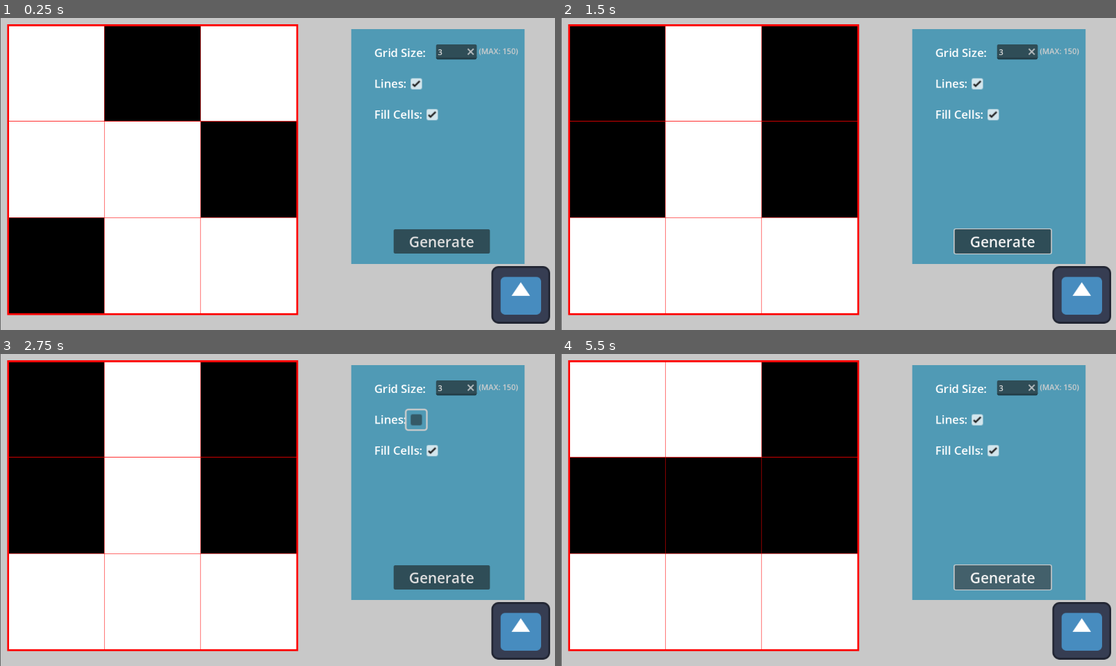
Above: before the commit, frames 1-4 (two rows, left to right).
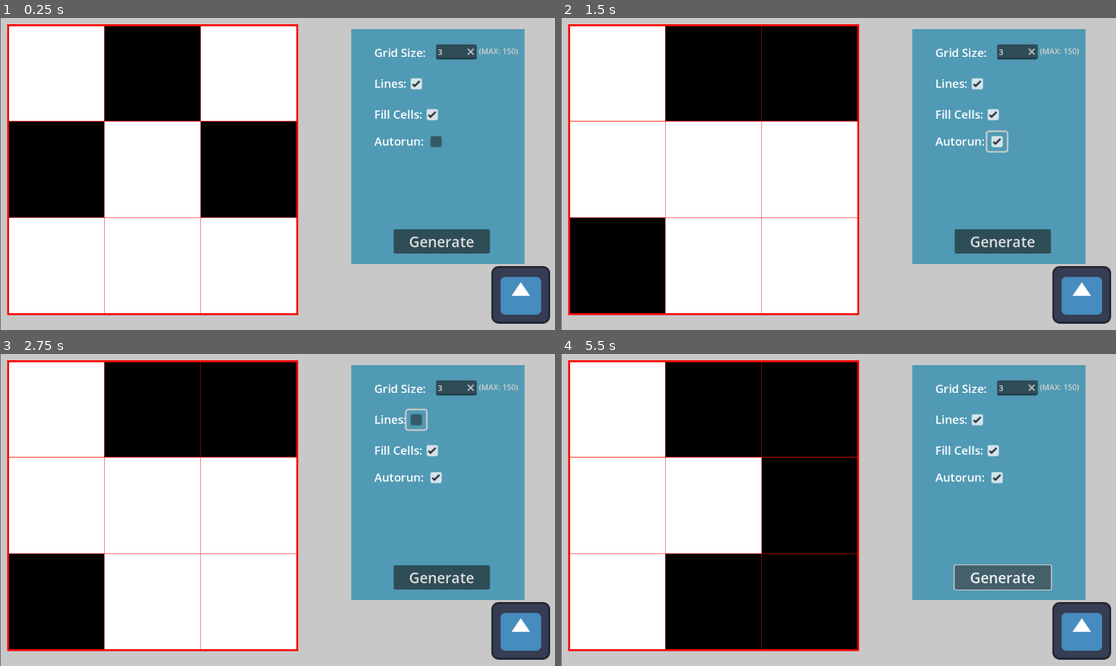
Above: after the commit, the same moments.

Repository: Dev-Ranma/Grid-Base
Game: Godot game, scene res://Root.tscn
Same seed, same stepped clock (60 frames per second), same inputs: the game is played once before the commit and once after it. The engine's default icon, where the game draws it, is replaced by a stand-in: a white triangle on a blue panel in a dark square.
Inputs (mouse positions are in pixels of both pictures, inside the frame that each line leads up to):
- Up to frame 1 (0.25 s): no input
- Up to frame 2 (1.5 s): click "Generate" at 0.5 s; click (999, 142) at 1.27 s
- Up to frame 3 (2.75 s): click (416, 419) at 2 s
- Up to frame 4 (5.5 s): click (993, 450) at 2.75 s; click (977, 419) at 3.5 s; click (993, 450) at 4.25 s; click "Generate" at 5 s

The runs differ from the first frame. In frame 1, 11% of the frame differs, in the area x 1-80%, y 33-95%; in frame 2, 27%, in the area x 1-89%, y 2-95%; in frame 3, 27%; in frame 4, 27%.

Commit message:
Add files via upload
Tweaked the random selection code for more even distribution, added an autorun feature for grid generation (Watch your eyes)

Diff:
--- a/Root.tscn
+++ b/Root.tscn
@@ -113,8 +113,25 @@
 theme_override_font_sizes/font_size = 30
 text = "Generate"
 
+[node name="Autorun" type="Label" parent="Panel"]
+offset_left = 48.0
+offset_top = 216.0
+offset_right = 155.0
+offset_bottom = 256.0
+text = "Autorun:"
+label_settings = SubResource("LabelSettings_24d08")
+
+[node name="autorun Check" type="CheckBox" parent="Panel/Autorun"]
+layout_mode = 0
+offset_left = 108.0
+offset_top = -2.0
+offset_right = 132.0
+offset_bottom = 22.0
+scale = Vector2(1.68, 1.64)
+
 [connection signal="editing_toggled" from="Panel/Grid Size/gridNum Input" to="." method="_on_grid_num_input_editing_toggled"]
 [connection signal="text_changed" from="Panel/Grid Size/gridNum Input" to="." method="_on_grid_num_input_text_changed"]
 [connection signal="toggled" from="Panel/Lines/displayLinesCheck" to="." method="_on_display_lines_check_toggled"]
 [connection signal="toggled" from="Panel/Fill Cells/fillCellsCheck" to="." method="_on_fill_cells_check_toggled"]
 [connection signal="pressed" from="Panel/Generate Button" to="." method="_on_generate_button_pressed"]
+[connection signal="toggled" from="Panel/Autorun/autorun Check" to="." method="_on_autorun_check_toggled"]
--- a/node_2d.gd
+++ b/node_2d.gd
@@ -3,12 +3,15 @@
 var cellCoordsX : Array = [1]
 var cellCoordsY : Array = [1]
 var cellCoordsBool : PackedByteArray = []
-var cellCoordsTrue = {}
+var cellCoordsTrue : PackedVector2Array = []
 var GridX : float = 600.0
 var GridY : float = 600.0
 var cellNum : int = 3 #150 is hard limit for number of grid lines
 var areLinesActive : bool = true
 var areCellsFilled : bool = true
+var autorunPre : bool
+var autorunPost : bool
+
 
 func _ready() -> void:
 	_grid_points()
@@ -16,8 +19,8 @@
 	_draw()
 
 func _process(delta: float) -> void:
-	pass
-
+	if autorunPost == true:
+		_ret_to_go()
 
 func _draw() -> void:
 	var cellWidth : float = GridX / cellNum
@@ -31,6 +34,7 @@
 
 	while i < (cellNum * cellNum):
 		if cellCoordsBool[i] == 1:
+			pass
 			#print(((float(cellCoordsTrue[i].x) / float(cellNum)) * 600 ), ", ", ((float(cellCoordsTrue[i].y) / float(cellNum)) * 600))
 			draw_rect(Rect2((((cellCoordsTrue[i].x - 1.0) / float(cellNum)) * 600 ), (((cellCoordsTrue[i].y - 1.0)/ float(cellNum)) * 600 ), cellWidth, cellHeight), Color.BLACK, true)
 		i += 1
@@ -54,33 +58,38 @@
 		i += 1
 		cellCoordsX.append(i)
 		cellCoordsY.append(i)
+	cellCoordsTrue.resize((cellNum * cellNum))
 	cellCoordsBool.resize((cellNum * cellNum))
 	cellCoordsBool.fill(0)
-	#print("(", cellCoordsX, ", ", cellCoordsY, ")")
-	#print(cellCoordsBool)
 
 func _cell_fill_in():
 	var randCellsX : PackedInt32Array = []
 	var randCellsY : PackedInt32Array = []
 	var i : int = 0
 	var currentRand : int
-	var numOfFills : int = (cellNum * cellNum) * .75#randi_range((cellNum), (cellNum * 2.5))
+	var numOfFills : int = (cellNum * cellNum) * .75
 
-	while  i < numOfFills:
-		randCellsX.append(randf_range(1, (cellNum + 1)))
-		randCellsY.append(randf_range(1, (cellNum + 1)))
-		currentRand = clamp((randCellsX[i] * randCellsY[i]), 0, ((cellNum * cellNum) -1))
-		cellCoordsBool[currentRand] = 1
-		cellCoordsTrue.set(currentRand, Vector2(randCellsX[i], randCellsY[i]))
+	while i < numOfFills:
 		i += 1
-	#print(cellCoordsBool)
-	#print(cellCoordsTrue)
+		currentRand = randi_range(0, ((cellNum * cellNum) - 1))
+		cellCoordsBool[currentRand] = true
+		cellCoordsTrue[currentRand] = Vector2(randi_range(1, cellNum), randi_range(1, cellNum))
 
-func _on_generate_button_pressed() -> void:
+func _ret_to_go():
 	_grid_points()
 	if areCellsFilled == true:
 		_cell_fill_in()
 	queue_redraw()
+
+func _on_generate_button_pressed() -> void:
+	pass
+	_ret_to_go()
+	if autorunPre == true:
+		autorunPost = true
+		#print(autorunPost)
+	else:
+		autorunPost = false
+		#print(autorunPost)
 
 func _on_grid_num_input_text_changed(new_text: String) -> void:
 	cellNum = clampi(int(new_text), 2, 150)
@@ -91,3 +100,7 @@
 
 func _on_fill_cells_check_toggled(toggled_on: bool) -> void:
 	areCellsFilled = toggled_on
+
+func _on_autorun_check_toggled(toggled_on: bool) -> void:
+	autorunPre = toggled_on
+	#print(autorunPre)
